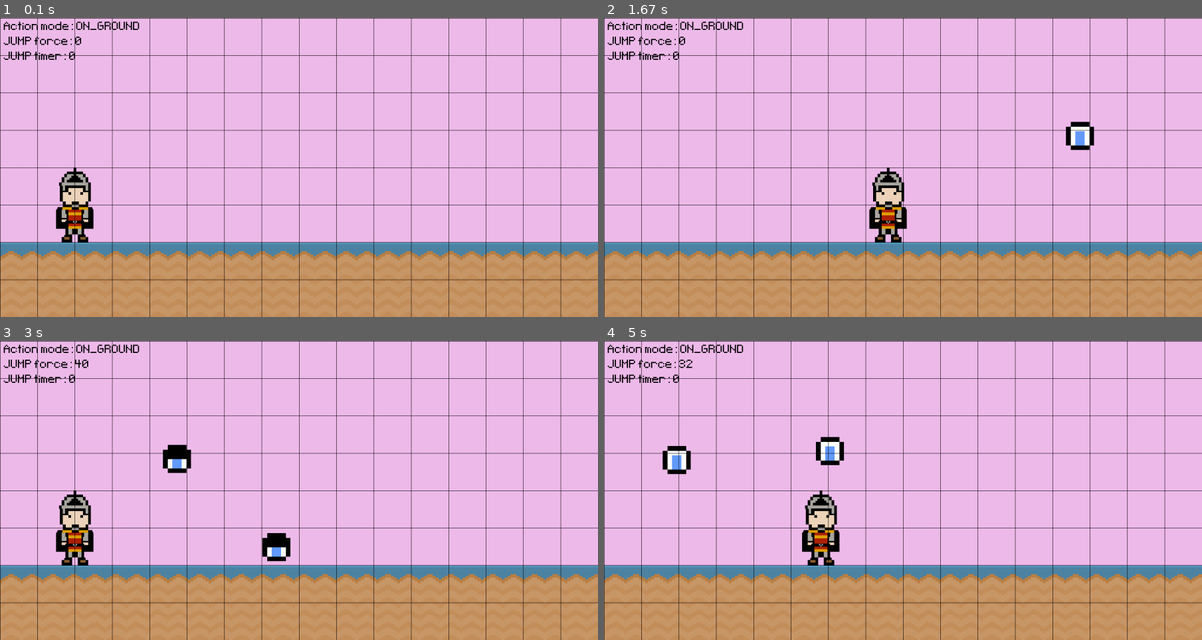
Above: before the commit, frames 1-4 (two rows, left to right).
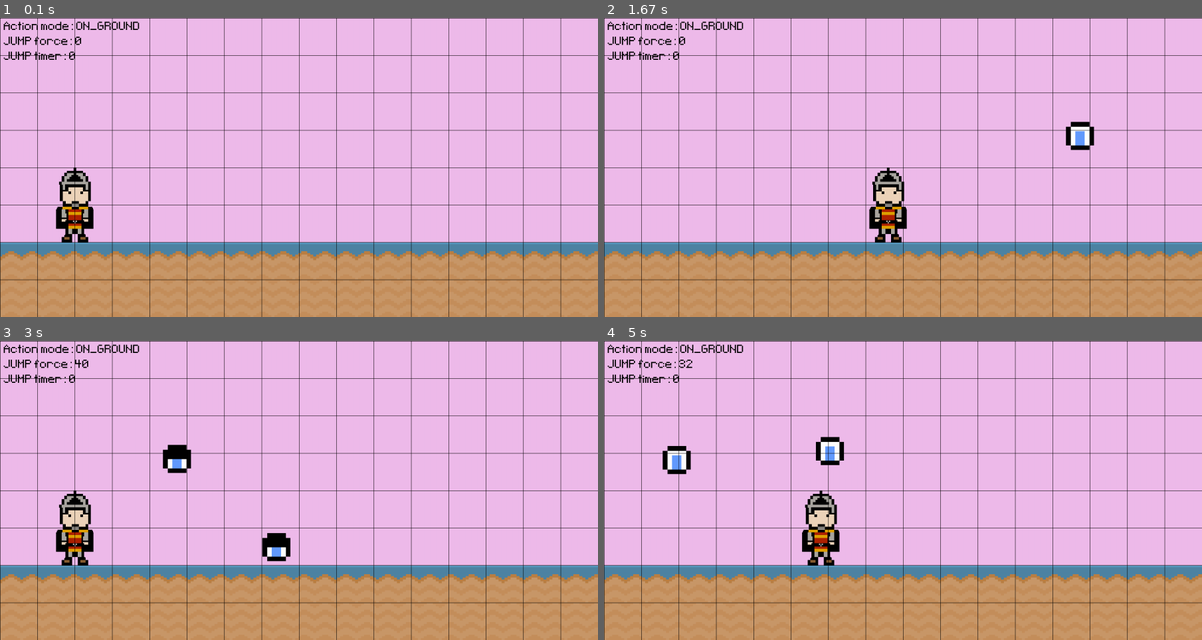
Above: after the commit, the same moments.

Repository: alo40/pygame_pininos
Game: pygame game, started from main_pininos.py
Two runs of this game, one before a commit and one after it. Both use one fixed random seed, a clock stepped at 60 frames per second and the inputs below.
Inputs:
- Up to frame 1 (0.1 s): no input
- Up to frame 2 (1.67 s): hold Right 0.33-0.8 s; hold Up 0.83-1.13 s; hold Right 1.17-1.63 s
- Up to frame 3 (3 s): hold Left 1.67-2.2 s; hold Left 2.23-2.63 s; hold Up from 2.67 s (still down)
- Up to frame 4 (5 s): release Up at 3.03 s; hold Right 3.07-3.7 s; hold Left 3.73-4.2 s; hold Right 4.23-4.7 s; hold Up from 4.73 s (still down)

The runs differ from the first frame. In frame 1, 0.2% of the frame differs, in the area x 9-16%, y 51-73%; in frame 2, 0.2%; in frame 3, 0.2%; in frame 4, 0.2%, in the area x 33-40%, y 51-73%.

Commit message:
added hero animation (standing)

Diff:
--- a/main_pininos.py
+++ b/main_pininos.py
@@ -31,8 +31,11 @@
 sky_surf.fill('#EFBBEB')  # light purple
 
 # create hero surface/rectangle
-hero_surf = pg.image.load('graphics/soldier_simple.png').convert_alpha()
-hero_surf = pg.transform.scale(hero_surf, (100, 200))
+hero_frame1 = pg.image.load('graphics/soldier_simple_standing1.png').convert_alpha()
+hero_frame2 = pg.image.load('graphics/soldier_simple_standing2.png').convert_alpha()
+hero_frames = [hero_frame1, hero_frame2]
+hero_frame_index = 0
+hero_surf = hero_frames[hero_frame_index]
 hero_rect = hero_surf.get_rect(midbottom=(200, screen_height - ground_rect.height))
 
 # create enemy_01 surface/rectangle
@@ -59,12 +62,16 @@
 attack_display_time = 2000  # in milliseconds
 attack_start_time = 0
 
+# timers hero standing animation
+timer_hero_standing_animation = pg.USEREVENT + 1  # + 2 is used to avoid conflicts with pygame user events
+pg.time.set_timer(timer_hero_standing_animation, 200)  # tigger event in x ms
+
 # timers enemy_01 spawn
-timer_enemy_01_spawn = pg.USEREVENT + 1  # + 1 is used to avoid conflicts with pygame user events
+timer_enemy_01_spawn = pg.USEREVENT + 2  # + 1 is used to avoid conflicts with pygame user events
 pg.time.set_timer(timer_enemy_01_spawn, 1000)  # tigger event in x ms
 
 # timers enemy_01 animation
-timer_enemy_01_animation = pg.USEREVENT + 2  # + 2 is used to avoid conflicts with pygame user events
+timer_enemy_01_animation = pg.USEREVENT + 3  # + 2 is used to avoid conflicts with pygame user events
 pg.time.set_timer(timer_enemy_01_animation, 200)  # tigger event in x ms
 
 # game parameters
@@ -109,6 +116,17 @@
 
                 # set the start time for the attack display
                 attack_start_time = pg.time.get_ticks()
+
+        ## TIMER EVENT: HERO STANDING ANIMATION ########################################
+        if event.type == timer_hero_standing_animation and not game_over:
+
+            # change enemy_01_frame_index: from 0 to 1 or form 1 to 0
+            hero_frame_index += 1
+            if hero_frame_index > len(hero_frames) - 1:
+                hero_frame_index = 0
+
+            # update enemy_01 surface
+            hero_surf = hero_frames[hero_frame_index]
 
         ## TIMER EVENT: ENEMY_01 SPAWN #################################################
         if event.type == timer_enemy_01_spawn and not game_over:
Binary file added: graphics/soldier_simple_standing1.png
Binary file added: graphics/soldier_simple_standing2.png
Binary file added: graphics/soldier_simple_standing3.png
Not shown, changed: graphics/soldier_simple_standing.ase
